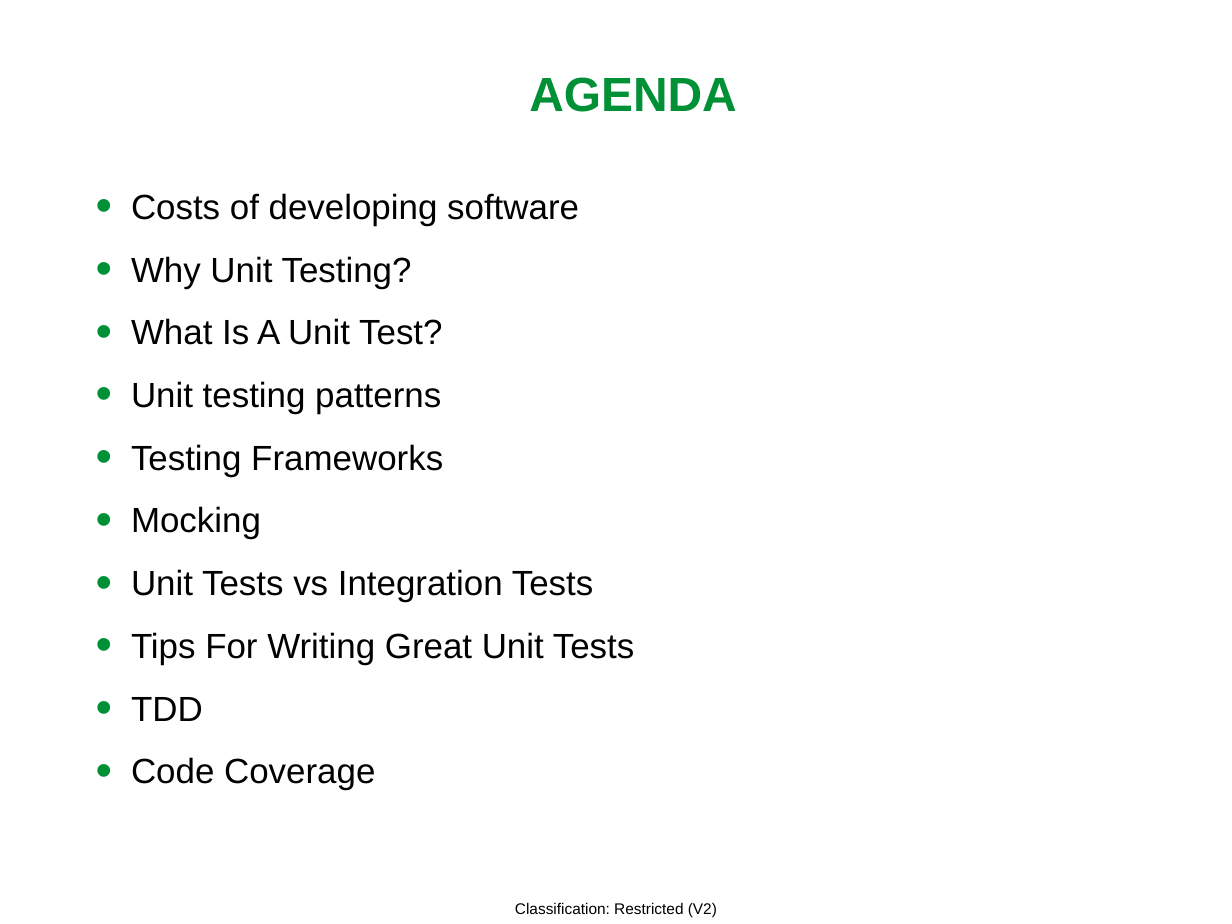
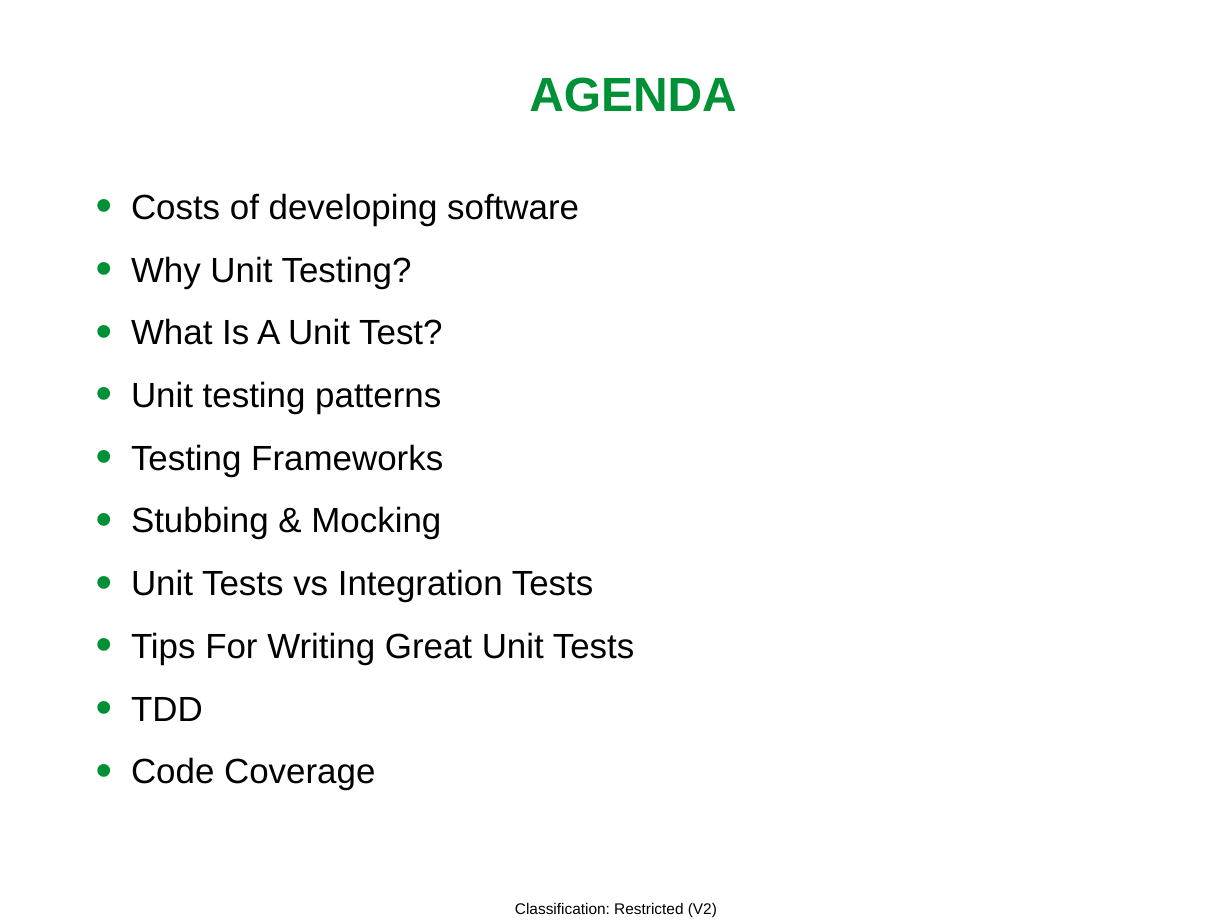
Before and after one commit to MarianCentric/summer_practice_2021, a slide deck: slide 2 of Developer testing 2021.pptx. Drawn at 1232x924 pixels with LibreOffice and Linux fonts; fonts in the diff are those of the drawing; background and template pictures are left out. Boxes give left, top, right and bottom in pixels: in the first picture for what was removed or moved away, otherwise in the second. Text is boxed around its words. In the diff, an @@ line names an element or a change of style, - is before the commit and + after.

```diff
--- a/Developer testing 2021.pptx
+++ b/Developer testing 2021.pptx
@@ text at (x1=131, y1=506, x2=441, y2=539): text changed @@
-• Mocking
+• Stubbing & Mocking
```
Also in this commit, not shown: 55 other slides changed, 9 slides removed.
